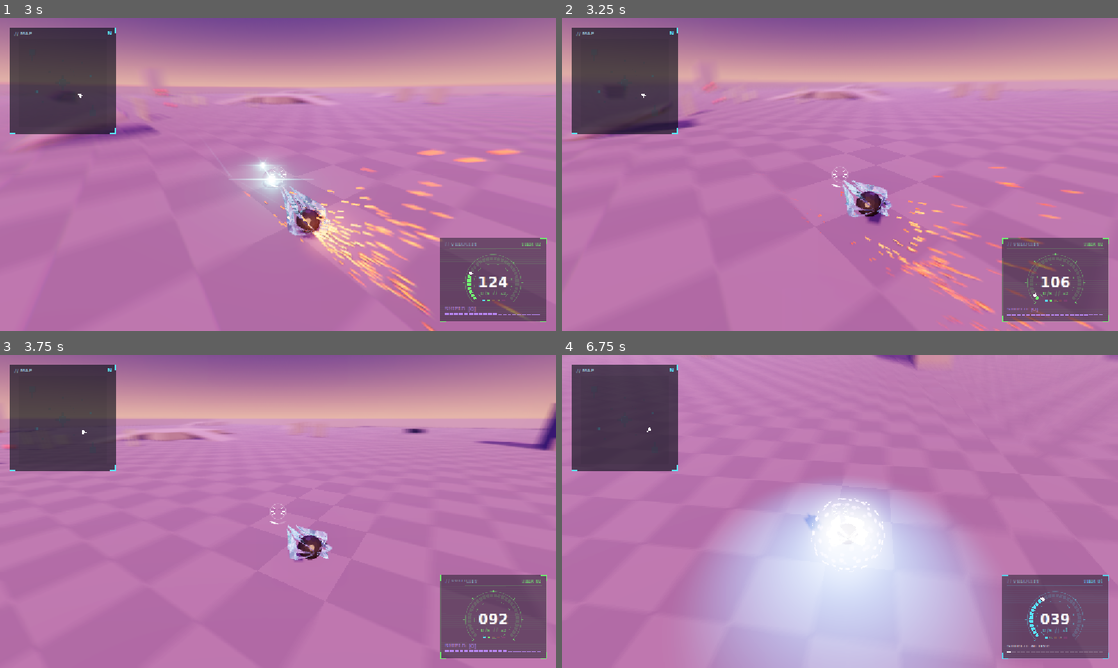
Above: before the commit, frames 1-4 (two rows, left to right).
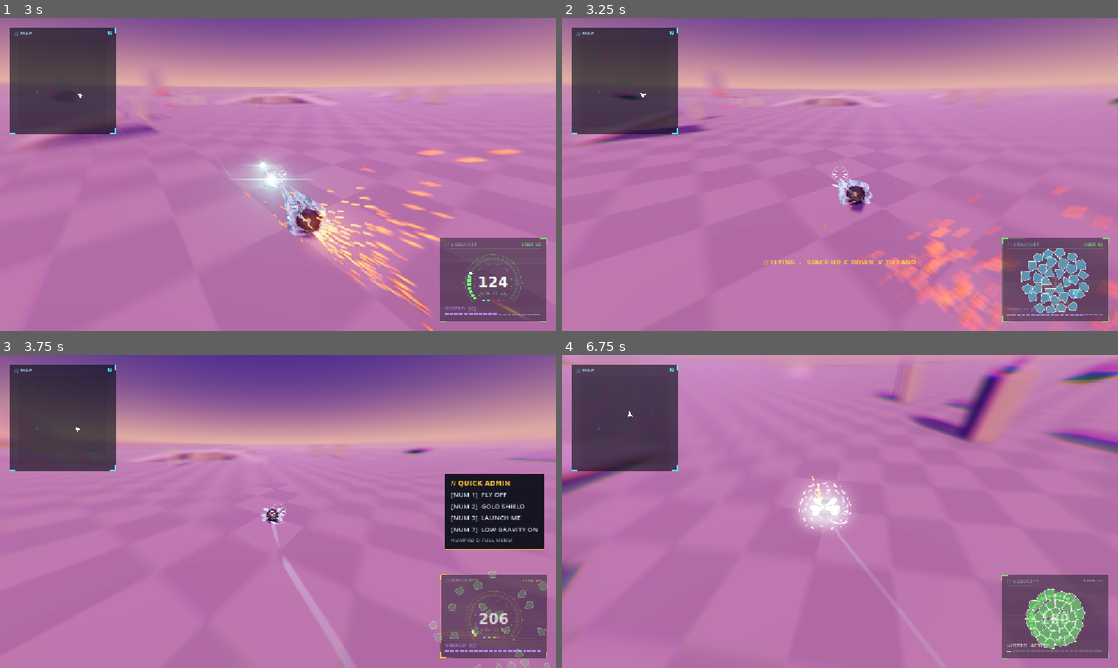
Above: after the commit, the same moments.

Repository: JumpYbutSchooled/Legion-Ball-
Game: Godot game, scene res://scenes/arena.tscn
Same seed, same stepped clock (60 frames per second), same inputs: the game is played once before the commit and once after it. This scene is started directly instead of the project's main scene.
Inputs (mouse positions are in pixels of both pictures, inside the frame that each line leads up to):
- Up to frame 1 (3 s): tap Enter (ui_accept) at 0.5 s; move the mouse to (400, 158) at 0.52 s; hold D (move_right) 0.53-1.28 s; tap Q (block) at 0.6 s; click (400, 158) at 0.67 s; tap Space (jump) at 0.77, 1.07, 1.52, 1.82 s; tap F (dash) at 0.8, 1.35 s; move the mouse to (250, 174) at 1.27 s; hold W (move_forward) from 1.28 s (still down); click (250, 174) at 1.55 s; move the mouse to (289, 168) at 2.02 s; press the mouse at (289, 168) at 2.03 s; tap G (god_shield) at 2.3, 2.85 s; move the mouse to (272, 180) at 2.77 s; release the mouse at (272, 180) at 2.78 s; click (272, 180) at 2.92 s
- Up to frame 2 (3.25 s): keep holding W (move_forward); tap Space (jump) at 3.02 s; tap V (fly, bound only after the commit) at 3.05 s
- Up to frame 3 (3.75 s): keep holding W (move_forward); tap Space (jump) at 3.32 s; move the mouse to (316, 514) at 3.52 s; hold Keypad Enter (mod_quick, bound only after the commit) from 3.53 s (still down); tap V (fly, bound only after the commit) at 3.6 s
- Up to frame 4 (6.75 s): tap Space (jump) at 3.77, 4.07, 4.52, 4.55, 4.82 s; tap T (reload) at 4.15 s; move the mouse to (795, 508) at 4.27 s; release Keypad Enter (mod_quick, bound only after the commit) at 4.28 s; tap Keypad Enter (mod_quick, bound only after the commit) at 4.35 s; tap Escape (ui_cancel) at 4.9 s; move the mouse to (867, 511) at 5.02 s; release W (move_forward) at 5.03 s; hold S (move_back) 5.03-5.75 s; hold Space (jump) 5.03-5.75 s; click (867, 511) at 5.17 s; tap Q (block) at 5.3, 6.6 s; tap Keypad 0 (mod_menu, bound only after the commit) at 5.65 s; click "[ RESUME SIMULATION ]" at 5.75 s; move the mouse to (817, 505) at 6.52 s; hold D (move_right) from 6.53 s (still down)

Frame 1 is identical in both runs. In frame 2, 8.4% of the frame differs, in the area x 1-100%, y 18-100%; in frame 3, 30%; in frame 4, 32%, in the area x 0-100%, y 0-100%.

Commit message:
v1.4.4: tester map switching, staff fly, numpad staff keys, owner health 100
- Testers can switch maps (server allows level >= 1; SWITCH MAP shown to testers).
- Owner max health back to 100 (custom max health still via PLAYER STATS).
- Fly (V): mods/owner online, anyone in practice; no gravity, WASD along the camera,
  Space up, C down; lands on death or losing rights.
- Numpad 0: moderation menu (Practice Admin offline). Numpad Enter: quick moderation
  panel, numpad 1-9 run actions allowed for your role. All rebindable (STAFF section).

Co-Authored-By: Claude Opus 5.5 <noreply@anthropic.com>

Diff:
--- a/scripts/arena.gd
+++ b/scripts/arena.gd
@@ -41,8 +41,6 @@
 const SPAWN_COUNT := 8
 
 const MAX_HEALTH := 100.0
-## The owner's max health (max_health_of).
-const OWNER_HEALTH := 1000.0
 const RESPAWN_TIME := 3.0
 ## After respawning, hits are ignored for this long.
 const SPAWN_PROTECT := 2.0
@@ -261,18 +259,10 @@
 
 
 ## Host: the owner's gold shield is up, so nothing touches them.
-## Full health for id: OWNER_HEALTH for the owner, MAX_HEALTH for everyone else.
+## Full health for id: MAX_HEALTH, unless the owner has set theirs (moderation.gd set_stats).
 func max_health_of(id: int) -> float:
-	# The owner can set anyone's max health (moderation.gd set_stats).
 	var custom := float(_roster().get(id, {}).get("max_hp", 0.0))
-	if custom > 0.0:
-		return custom
-	var role: String = _roster().get(id, {}).get("role", "")
-	if not is_online() and id == multiplayer.get_unique_id():
-		var mod := get_tree().root.get_node_or_null("Mod")
-		if mod:
-			role = mod.call("staff_role")
-	return OWNER_HEALTH if role == "owner" else MAX_HEALTH
+	return custom if custom > 0.0 else MAX_HEALTH
 
 
 func _is_god(id: int) -> bool:
--- a/scripts/ball.gd
+++ b/scripts/ball.gd
@@ -104,6 +104,11 @@
 var _dilate_mult := 1.0
 ## Crystal Saber: shots parried while this runs deflect without launching us.
 var deflect_timer := 0.0
+## Staff flight (fly_toggle): no gravity, move where the camera looks, Space up, C down.
+## Mods and the owner online (checked on this computer, which moves this ball); anyone in
+## practice.
+var flying := false
+var _fly_check := 0.0
 ## An AI pilot (bot_brain.gd, on the host): it steers with bot_move (world direction),
 ## looks along bot_look, and presses buttons with bot_press() instead of the keyboard.
 var bot := false
@@ -187,6 +192,14 @@
 	if _mod and _mod.call("is_frozen", player_id()):
 		_stagger_timer = maxf(_stagger_timer, 0.1)
 	var controls := _controls_enabled()
+	if controls and not bot and Input.is_action_just_pressed("fly"):
+		set_flying(not flying)
+	# Lost the right to fly (demoted, or joined a server): land.
+	_fly_check -= delta
+	if flying and _fly_check <= 0.0:
+		_fly_check = 1.0
+		if not can_fly():
+			set_flying(false)
 
 	if controls and _block_cd == 0.0 and _pressed("block"):
 		_start_block()
@@ -223,7 +236,7 @@
 	_move_dir = dir
 	_grounded = grounded
 
-	if dir != Vector3.ZERO:
+	if dir != Vector3.ZERO and not flying:
 		# Only push while under the speed cap in the requested direction,
 		# so speed gained from a dash is kept rather than clamped.
 		if linear_velocity.dot(dir) < max_speed * (_chill_mult if _chill_timer > 0.0 else 1.0):
@@ -234,7 +247,7 @@
 
 	_update_skid(grounded, dir, delta)
 
-	if controls and grounded and _jump_timer == 0.0 and _pressed("jump"):
+	if controls and grounded and not flying and _jump_timer == 0.0 and _pressed("jump"):
 		_jump_timer = jump_cooldown
 		apply_central_impulse(Vector3.UP * jump_impulse)
 		jumped.emit()
@@ -243,6 +256,25 @@
 	if controls and _dash_timer == 0.0 and _pull_timer <= 0.0 and _pressed("dash"):
 		_dash_timer = dash_cooldown
 		_dash_requested = true
+
+
+## Mods and the owner online; anyone in practice. Never bots.
+func can_fly() -> bool:
+	if bot:
+		return false
+	var net := get_tree().root.get_node_or_null("Net")
+	if not net or not net.get("online"):
+		return true
+	var mod := get_tree().root.get_node_or_null("Mod")
+	return mod != null and int(mod.call("my_level")) >= 2
+
+
+func set_flying(on: bool) -> void:
+	if on and not can_fly():
+		return
+	flying = on
+	gravity_scale = 0.0 if on else 1.0
+	Sfx.play_flat(get_tree(), "dash" if on else "jump", -8.0, 1.4 if on else 0.8)
 
 
 ## False while a menu has taken over input (e.g. the pause menu during an online match).
@@ -353,6 +385,9 @@
 ## Hidden, untouchable and uncontrollable while dead.
 func set_dead(is_dead: bool) -> void:
 	dead = is_dead
+	if is_dead and flying:
+		flying = false
+		gravity_scale = 1.0
 	visible = not is_dead
 	$CollisionShape3D.set_deferred("disabled", is_dead)
 	if is_multiplayer_authority():
@@ -583,7 +618,10 @@
 		if weapon:
 			weapon.call_deferred("play_sound", "dash", state.transform.origin, -2.0)
 
-	_cruise(state)
+	if flying:
+		_fly(state)
+	else:
+		_cruise(state)
 
 	# Speed cap and height ceiling.
 	var v := state.linear_velocity
@@ -597,6 +635,24 @@
 	if state.transform.origin.y > max_height and v.y > 0.0:
 		v.y *= 0.8
 	state.linear_velocity = v
+
+
+## Flying: glide toward where WASD points relative to the camera (up and down included),
+## Space to rise, C to sink; no gravity (gravity_scale 0).
+func _fly(state: PhysicsDirectBodyState3D) -> void:
+	var want := Vector3.ZERO
+	if _controls_enabled():
+		var input := Input.get_vector("move_left", "move_right", "move_forward", "move_back")
+		var look := _camera_look()
+		var right := look.cross(Vector3.UP).normalized() if absf(look.y) < 0.99 else _get_camera_forward().cross(Vector3.UP).normalized()
+		want = right * input.x - look * input.y
+		if Input.is_action_pressed("jump"):
+			want += Vector3.UP
+		if Input.is_action_pressed("fly_down"):
+			want += Vector3.DOWN
+	var goal := want.limit_length(1.0) * max_speed * 1.6
+	state.linear_velocity = state.linear_velocity.lerp(goal, minf(state.step * 5.0, 1.0))
+	state.angular_velocity = state.angular_velocity.lerp(Vector3.ZERO, minf(state.step * 3.0, 1.0))
 
 
 ## Holds high speed while you steer the way you're going: the horizontal speed can't
--- a/scripts/input_setup.gd
+++ b/scripts/input_setup.gd
@@ -38,6 +38,12 @@
 	"block": [KEY_Q],
 	"scoreboard": [KEY_TAB],
 	"chat": [KEY_SLASH],
+	# Staff: fly (mods and the owner online; anyone in practice), the moderation menu and
+	# the quick moderation actions (then numpad 1-9 pick one).
+	"fly": [KEY_V],
+	"fly_down": [KEY_C],
+	"mod_menu": [KEY_KP_0],
+	"mod_quick": [KEY_KP_ENTER],
 }
 
 ## Keys bound to their right-hand copy only (so left Shift stays free).
@@ -136,6 +142,11 @@
 	["scoreboard", "Scoreboard"],
 	["chat", "Server chat"],
 	["chat_global", "Global chat"],
+	"STAFF",
+	["fly", "Fly on / off (mods, owner; practice)"],
+	["fly_down", "Fly down (Space: up)"],
+	["mod_menu", "Moderation menu"],
+	["mod_quick", "Quick moderation (then numpad 1-9)"],
 ]
 
 
--- a/scripts/local_view.gd
+++ b/scripts/local_view.gd
@@ -9,6 +9,7 @@
 const LockWarning := preload("res://scripts/ui/lock_warning.gd")
 const ChatBox := preload("res://scripts/ui/chat_box.gd")
 const CombatFeedback := preload("res://scripts/ui/combat_feedback.gd")
+const QuickMod := preload("res://scripts/ui/quick_mod.gd")
 
 
 func setup(ball: RigidBody3D) -> void:
@@ -23,6 +24,9 @@
 	var feedback := CombatFeedback.new()
 	feedback.ball = ball
 	add_child(feedback)
+	var quick := QuickMod.new()
+	quick.ball = ball
+	add_child(quick)
 	var rig := $CameraRig
 	var camera := $CameraRig/Pitch/SpringArm3D/Camera3D
 	var weapon := ball.get_node("Weapon")
--- a/scripts/net/moderation.gd
+++ b/scripts/net/moderation.gd
@@ -530,7 +530,8 @@
 ## Moderators: change the map now. (Named to sort after the other RPCs.)
 @rpc("any_peer", "reliable")
 func _switch_map(path: String) -> void:
-	if multiplayer.is_server() and _is_moderator(_sender()) and _net.MAP_NAMES.has(path):
+	# Testers can switch maps too (moderators, the owner and a LAN host as well).
+	if multiplayer.is_server() and (_is_moderator(_sender()) or _level(_sender()) >= 1) and _net.MAP_NAMES.has(path):
 		print("[server] %s switched the map to %s" % [_player_name(_sender()), _net.MAP_NAMES[path]])
 		_net.call("change_map", path)
 
--- a/scripts/ui/combat_feedback.gd
+++ b/scripts/ui/combat_feedback.gd
@@ -17,6 +17,7 @@
 var _draw_layer: Control
 var _vignette: ColorRect
 var _perf: Label
+var _fly_tag: Label
 var _hit_t := 99.0
 var _hit_size := 1.0
 var _kill_t := 99.0
@@ -49,6 +50,14 @@
 	_perf.offset_top = 4
 	_perf.horizontal_alignment = HORIZONTAL_ALIGNMENT_RIGHT
 	add_child(_perf)
+	_fly_tag = UIStyle.label("// FLYING  -  SPACE UP, C DOWN, V TO LAND", 13, Color(1.0, 0.78, 0.25), true)
+	_fly_tag.set_anchors_and_offsets_preset(Control.PRESET_CENTER_BOTTOM)
+	_fly_tag.offset_top = -150
+	_fly_tag.offset_left = -260
+	_fly_tag.offset_right = 260
+	_fly_tag.horizontal_alignment = HORIZONTAL_ALIGNMENT_CENTER
+	_fly_tag.visible = false
+	add_child(_fly_tag)
 	if ball:
 		var weapon := ball.get_node_or_null("Weapon")
 		if weapon and weapon.has_signal("damage_dealt"):
@@ -124,6 +133,7 @@
 	if show:
 		var pulse := 0.75 + 0.25 * sin(Time.get_ticks_msec() / 1000.0 * lerpf(3.0, 9.0, _low))
 		(_vignette.material as ShaderMaterial).set_shader_parameter("amount", _low * pulse)
+	_fly_tag.visible = ball != null and bool(ball.get("flying"))
 	if _setting("show_fps"):
 		var net := get_tree().root.get_node_or_null("Net")
 		var ping: int = net.get("ping_ms") if net and net.get("online") else -1
--- a/scripts/ui/menu_ui.gd
+++ b/scripts/ui/menu_ui.gd
@@ -950,8 +950,8 @@
 		_show_page("moderation", true)
 
 
-## Staff tools, by level: testers (1) jump to players; moderators (2) also bring, slay,
-## freeze, mute, kick, ban, announce, end the match and switch maps; the owner (3) also
+## Staff tools, by level: testers (1) jump to players and switch maps; moderators (2) also
+## bring, slay, freeze, mute, kick, ban, announce and end the match; the owner (3) also
 ## launches players, kills or heals everyone, freezes everyone, low gravity, and picks
 ## which weapons everyone may use. The server checks every request itself.
 func _build_moderation(box: VBoxContainer) -> void:
@@ -1074,7 +1074,8 @@
 			health; RESET puts them back to normal).\n"
 		help += "LAUNCH flings a player skyward. KILL ALL / HEAL ALL / FREEZE ALL affect everyone else.\n" \
 			+ "Locked weapons holster and can't be picked; lock all to disarm everyone.\n"
-	if level >= 2:
+	# Testers can switch maps too.
+	if level >= 1:
 		box.add_child(UIStyle.label("\nSWITCH MAP  (now: %s)" % NetScript.MAP_NAMES.get(net.get("map_scene"), "?"), 13, UIStyle.TEXT_DIM))
 		var maps := _flow(box)
 		for path in NetScript.MAP_NAMES:
--- a/scripts/ui/pause_menu.gd
+++ b/scripts/ui/pause_menu.gd
@@ -7,6 +7,7 @@
 const MENU_SCENE := "res://scenes/menu.tscn"
 
 var _root: Control
+var _ui: Control
 
 
 func _ready() -> void:
@@ -32,6 +33,7 @@
 	var ui := MenuUI.new()
 	ui.pause_mode = true
 	_root.add_child(ui)
+	_ui = ui
 	ui.resume_pressed.connect(resume)
 	ui.main_menu_pressed.connect(func() -> void:
 		resume()
@@ -43,6 +45,12 @@
 
 
 func _unhandled_input(event: InputEvent) -> void:
+	# Numpad 0 (rebindable): straight to the moderation page (Practice Admin offline).
+	if event.is_action_pressed("mod_menu") and not _root.visible and _staff_page_allowed():
+		pause()
+		_ui.call("_show_page", "moderation")
+		get_viewport().set_input_as_handled()
+		return
 	var pad := event as InputEventJoypadButton
 	if pad and pad.pressed and pad.button_index == JOY_BUTTON_START:
 		if _root.visible:
@@ -61,6 +69,14 @@
 		else:
 			pause()
 		get_viewport().set_input_as_handled()
+
+
+func _staff_page_allowed() -> bool:
+	var net := get_tree().root.get_node_or_null("Net")
+	if not net or not net.get("online"):
+		return true
+	var mod := get_tree().root.get_node_or_null("Mod")
+	return mod != null and int(mod.call("my_level")) >= 1
 
 
 ## Offline this freezes the game. Online the match can't stop for one player, so it
--- /dev/null
+++ b/scripts/ui/quick_mod.gd
@@ -0,0 +1,129 @@
+extends CanvasLayer
+## Quick moderation (Numpad Enter, rebindable "mod_quick"): a small panel on the right
+## listing staff actions on numpad keys 1-9; press one and it happens, the panel closes.
+## Only the actions your role allows are listed (the server checks every one anyway).
+## In practice everyone gets the practice set (fly, gold shield, launch, low gravity).
+
+const UIStyle := preload("res://scripts/ui/ui_style.gd")
+const NetScript := preload("res://scripts/net/net.gd")
+const OPEN_TIME := 8.0
+
+var ball: RigidBody3D
+
+var _panel: PanelContainer
+var _list: VBoxContainer
+var _actions := {}  # numpad digit -> Callable
+var _open_left := 0.0
+
+
+func _ready() -> void:
+	layer = 6
+	_panel = PanelContainer.new()
+	var style := UIStyle.panel_box(Color(1.0, 0.78, 0.25), Color(0.02, 0.04, 0.07, 0.9))
+	style.set_content_margin_all(12)
+	_panel.add_theme_stylebox_override("panel", style)
+	_panel.set_anchors_preset(Control.PRESET_CENTER_RIGHT)
+	_panel.visible = false
+	add_child(_panel)
+	_list = VBoxContainer.new()
+	_list.add_theme_constant_override("separation", 4)
+	_panel.add_child(_list)
+
+
+func _process(delta: float) -> void:
+	if _panel.visible:
+		_open_left -= delta
+		if _open_left <= 0.0:
+			_panel.visible = false
+		var view := _panel.get_viewport_rect().size
+		_panel.position = Vector2(view.x - _panel.size.x - 24.0, (view.y - _panel.size.y) / 2.0)
+
+
+func _unhandled_input(event: InputEvent) -> void:
+	if event.is_action_pressed("mod_quick"):
+		if _panel.visible:
+			_panel.visible = false
+		else:
+			_open()
+		get_viewport().set_input_as_handled()
+		return
+	var key := event as InputEventKey
+	if not _panel.visible or not key or not key.pressed or key.echo:
+		return
+	if key.physical_keycode == KEY_ESCAPE:
+		_panel.visible = false
+		get_viewport().set_input_as_handled()
+		return
+	var digit := key.physical_keycode - KEY_KP_0
+	if digit >= 1 and digit <= 9 and _actions.has(digit):
+		get_viewport().set_input_as_handled()
+		_panel.visible = false
+		(_actions[digit] as Callable).call()
+		var sfx := get_tree().root.get_node_or_null("Sfx")
+		if sfx:
+			sfx.call("play_ui", "ui_click", -6.0)
+
+
+func _open() -> void:
+	_build()
+	if _actions.is_empty():
+		return
+	_panel.visible = true
+	_open_left = OPEN_TIME
+
+
+## The actions for this player right now, on fixed numpad keys.
+func _build() -> void:
+	for child in _list.get_children():
+		child.queue_free()
+	_actions.clear()
+	var net := get_tree().root.get_node_or_null("Net")
+	var mod := get_tree().root.get_node_or_null("Mod")
+	if not mod:
+		return
+	var online: bool = net != null and net.get("online")
+	var gold := Color(1.0, 0.78, 0.25)
+	_list.add_child(UIStyle.label("// QUICK %s" % ("MODERATION" if online else "ADMIN"), 14, gold, true))
+	var entries: Array = []
+	if not online:
+		var low: bool = mod.get("low_gravity")
+		entries = [
+			[1, "FLY %s" % ("OFF" if ball and ball.get("flying") else "ON"), func() -> void: _toggle_fly()],
+			[2, "GOLD SHIELD", func() -> void: mod.call("practice_toggle_god")],
+			[3, "LAUNCH ME", func() -> void: mod.call("practice_launch")],
+			[7, "LOW GRAVITY %s" % ("OFF" if low else "ON"), func() -> void: mod.call("practice_set_gravity", not low)],
+		]
+	else:
+		var level: int = mod.call("my_level")
+		var owner: bool = mod.call("is_owner")
+		if level >= 2:
+			entries.append([1, "FLY %s" % ("OFF" if ball and ball.get("flying") else "ON"), func() -> void: _toggle_fly()])
+		if owner:
+			entries.append([2, "GOLD SHIELD", func() -> void: mod.call("toggle_god_shield")])
+		if level >= 2:
+			entries.append([3, "BRING ALL", func() -> void: mod.call("bring", 0)])
+		if owner:
+			entries.append([4, "HEAL ALL", func() -> void: mod.call("heal_all")])
+			entries.append([5, "FREEZE ALL", func() -> void: mod.call("set_frozen", 0, true)])
+			entries.append([6, "UNFREEZE ALL", func() -> void: mod.call("set_frozen", 0, false)])
+			var low: bool = mod.get("low_gravity")
+			entries.append([7, "LOW GRAVITY %s" % ("OFF" if low else "ON"), func() -> void: mod.call("toggle_low_gravity")])
+		if level >= 1:
+			entries.append([8, "NEXT MAP", func() -> void: mod.call("switch_map", _next_map(net))])
+		if level >= 2:
+			entries.append([9, "END MATCH", func() -> void: mod.call("end_match")])
+	for e in entries:
+		_actions[e[0]] = e[2]
+		_list.add_child(UIStyle.label("[NUM %d]  %s" % [e[0], e[1]], 14, UIStyle.TEXT))
+	_list.add_child(UIStyle.label("NUMPAD 0: FULL MENU", 11, UIStyle.TEXT_DIM))
+
+
+func _toggle_fly() -> void:
+	if ball:
+		ball.call("set_flying", not ball.get("flying"))
+
+
+func _next_map(net: Node) -> String:
+	var maps: Array = NetScript.COMBAT_MAPS
+	var i := maps.find(net.get("map_scene"))
+	return maps[(i + 1) % maps.size()]
